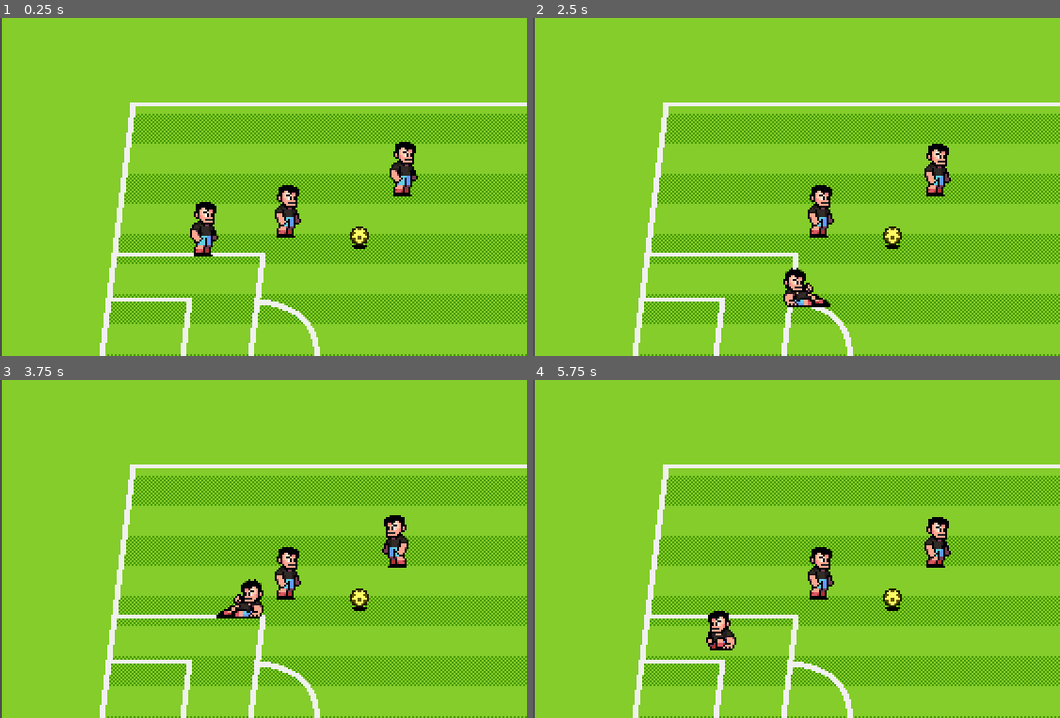
Above: before the commit, frames 1-4 (two rows, left to right).
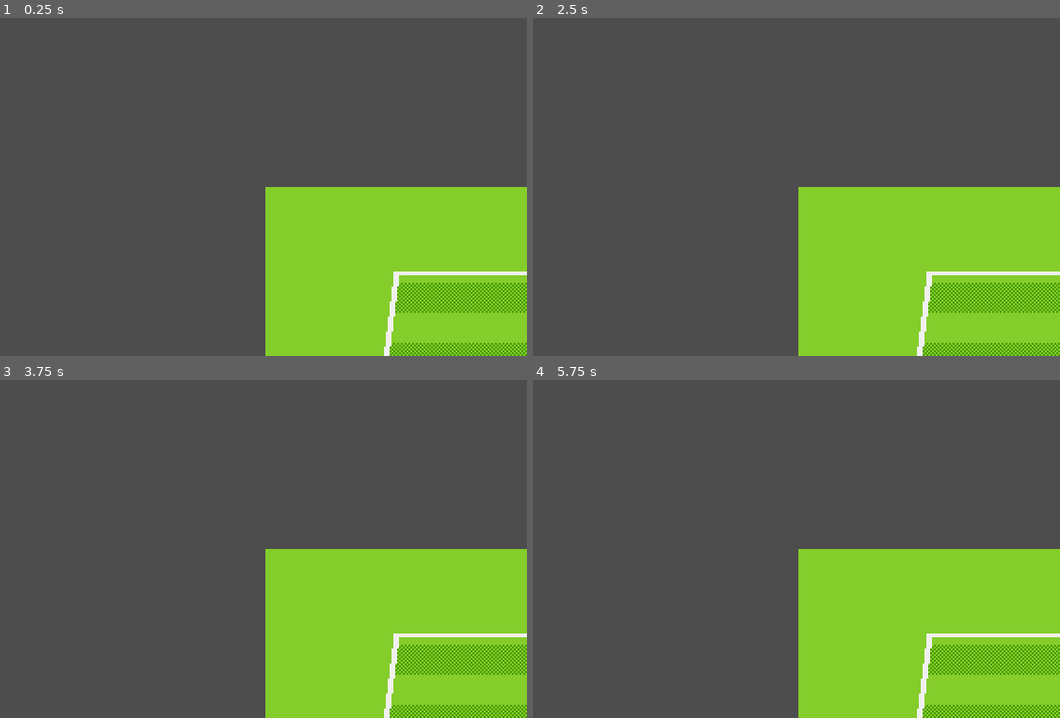
Above: after the commit, the same moments.

Repository: AhkunTa/soccer-online
Game: Godot game, scene res://scenes/world.tscn
The game is run twice, just before and just after one commit, with the same random seed, the same clock (stepped at 60 frames per second) and the same inputs.
Inputs:
- Up to frame 1 (0.25 s): no input
- Up to frame 2 (2.5 s): hold D (p1_right) 0.53-1.28 s; hold K (p1_shoot) 0.53-1.28 s; tap Space (p1_jump) at 0.77, 1.52 s; hold S (p1_down) 1.28-2.03 s; tap J (p1_pass) at 1.35 s; tap K (p1_shoot) at 1.55 s; hold D (p1_right) from 2.03 s (still down); hold K (p1_shoot) from 2.03 s (still down)
- Up to frame 3 (3.75 s): release D (p1_right) at 2.78 s; release K (p1_shoot) at 2.78 s; hold W (p1_up) 2.78-3.53 s; tap Down (p2_down) at 2.85 s; tap Space (p1_jump) at 3.02 s; tap K (p1_shoot) at 3.05 s; hold A (p1_left) from 3.53 s (still down); hold K (p1_shoot) from 3.53 s (still down); tap Left (p2_left) at 3.6 s
- Up to frame 4 (5.75 s): tap Space (p1_jump) at 3.77, 4.52 s; release K (p1_shoot) at 4.28 s; tap Page Down (p2_pass) at 4.35 s; tap K (p1_shoot) at 4.55 s; release A (p1_left) at 5.03 s; hold S (p1_down) from 5.03 s (still down); hold K (p1_shoot) from 5.03 s (still down); tap Right (p2_right) at 5.1 s

The runs differ from the first frame. In frame 1, 82% of the frame differs, in the area x 0-100%, y 0-100%; in frame 2, 82%; in frame 3, 82%; in frame 4, 82%.

Commit message:
feat: add shake camera

Diff:
--- a/scenes/ball/ball_states/ball_state.gd
+++ b/scenes/ball/ball_states/ball_state.gd
@@ -1,7 +1,7 @@
 class_name BallState
 extends Node
 
-signal state_transition_requested(new_state: BallState)
+signal state_transition_requested(new_state: Ball.State)
 
 var ball: Ball = null
 var carrier: Player = null
--- /dev/null
+++ b/scenes/camera/camera.gd
@@ -0,0 +1,37 @@
+extends Camera2D
+
+#噪声采样 相机震动
+@export var shake_noise : FastNoiseLite
+# 震动幅度
+@export var shake_amplitude: float = 25
+# 震动频率
+@export var shake_frequency: float =1000
+# 震动时长
+@export var shake_duration: float = .5
+
+var noise_sample: Vector2
+var current_amplitude: float = 0
+
+
+func _process(delta: float) -> void:
+	#shake(delta)
+	pass
+
+func _unhandled_input(event: InputEvent) -> void:
+	if event.is_action_pressed("p1_shoot"):
+		current_amplitude = shake_amplitude
+
+func shake(delta: float)->void:
+	if current_amplitude > 0:
+		noise_sample.x +=shake_frequency *delta
+		noise_sample.y +=shake_frequency *delta
+
+		var x_sample = shake_noise.get_noise_2d(noise_sample.x,0)
+		var y_sample = shake_noise.get_noise_2d(0, noise_sample.y)
+
+		offset = Vector2(current_amplitude * x_sample, current_amplitude * y_sample)
+
+		current_amplitude -= shake_amplitude / shake_duration * delta
+	else:
+		current_amplitude = 0
+		offset = Vector2.ZERO
--- a/scenes/world.tscn
+++ b/scenes/world.tscn
@@ -1,10 +1,13 @@
-[gd_scene load_steps=6 format=3 uid="uid://dj6acyrsna4kq"]
+[gd_scene load_steps=8 format=3 uid="uid://dj6acyrsna4kq"]
 
 [ext_resource type="Texture2D" uid="uid://ci7rke0spbuie" path="res://assets/art/backgrounds/pitch-background.png" id="1_napnf"]
 [ext_resource type="Texture2D" uid="uid://cgxnq0ua5krio" path="res://assets/art/backgrounds/pitch-pattern.png" id="2_522st"]
 [ext_resource type="Texture2D" uid="uid://dtsuvbw724ow8" path="res://assets/art/backgrounds/pitch-lines.png" id="3_lqsyo"]
 [ext_resource type="PackedScene" uid="uid://dv6q00nlf84ql" path="res://scenes/charcaters/player.tscn" id="4_x5gyw"]
 [ext_resource type="PackedScene" uid="uid://cm1u20oomx017" path="res://scenes/bakk/ball.tscn" id="5_71j4m"]
+[ext_resource type="Script" uid="uid://djphemlh42gng" path="res://scenes/camera/camera.gd" id="6_qfnet"]
+
+[sub_resource type="FastNoiseLite" id="FastNoiseLite_i7141"]
 
 [node name="World" type="Node2D"]
 
@@ -42,3 +45,7 @@
 
 [node name="Ball" parent="ActorsContainer" instance=ExtResource("5_71j4m")]
 position = Vector2(191, 121)
+
+[node name="Camera" type="Camera2D" parent="."]
+script = ExtResource("6_qfnet")
+shake_noise = SubResource("FastNoiseLite_i7141")
Not shown, added: scenes/camera/camera.gd.uid
